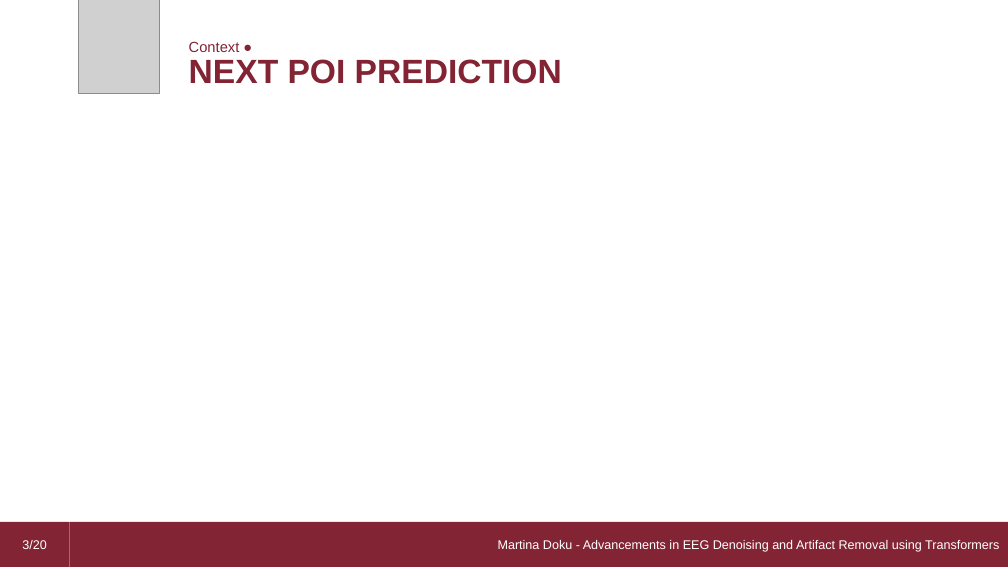
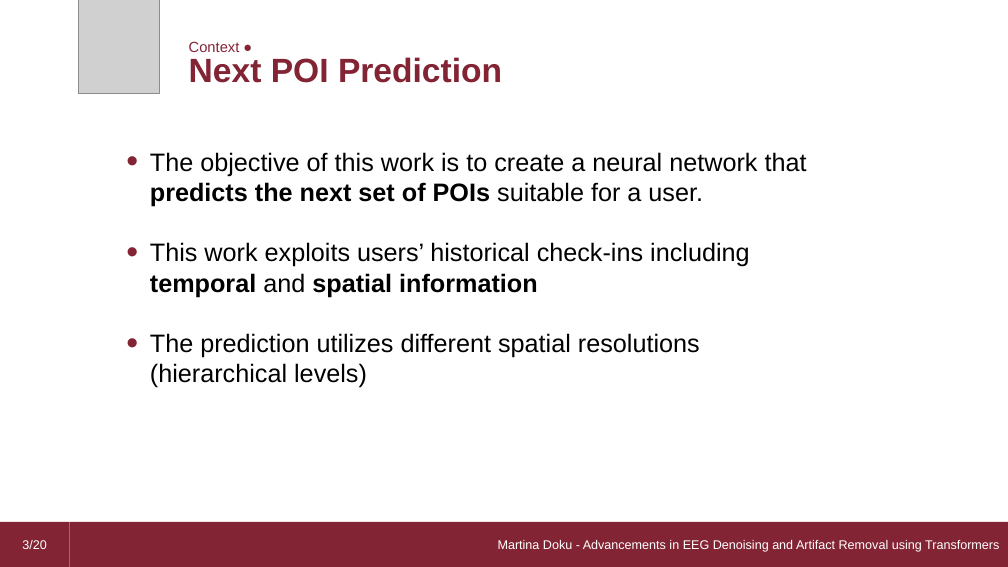
Before and after one commit to dario-loi/foursquare, a slide deck: slide 3 of presentation.pptm. Drawn at 1008x567 pixels with LibreOffice and Linux fonts; fonts in the diff are those of the drawing; grey boxes stand for pictures. Boxes give left, top, right and bottom in pixels: in the first picture for what was removed or moved away, otherwise in the second. Text is boxed around its words. In the diff, an @@ line names an element or a change of style, - is before the commit and + after.

```diff
--- a/presentation.pptm
+++ b/presentation.pptm
@@ text at (189,57,502,83): text changed @@
-NEXT POI PREDICTION
+Next POI Prediction
@@ text added at (150,152,807,388), 24 pt, text #000000 @@
+• The objective of this work is to create a neural network that predicts the next set of POIs suitable for a user.
+• This work exploits users’ historical check-ins including temporal and spatial information
+• The prediction utilizes different spatial resolutions (hierarchical levels)
```
Also in this commit, not shown: 3 other slides changed.
